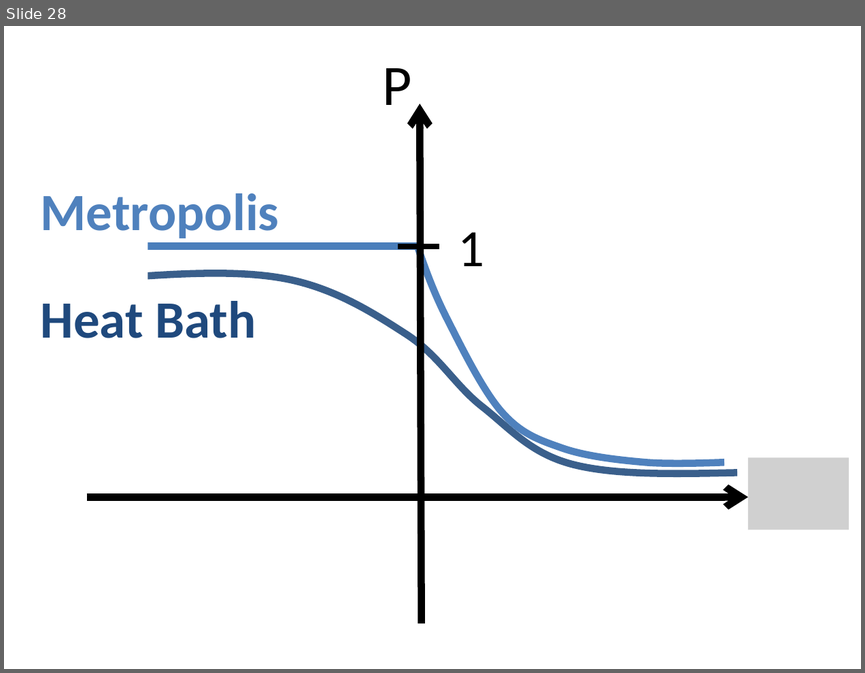
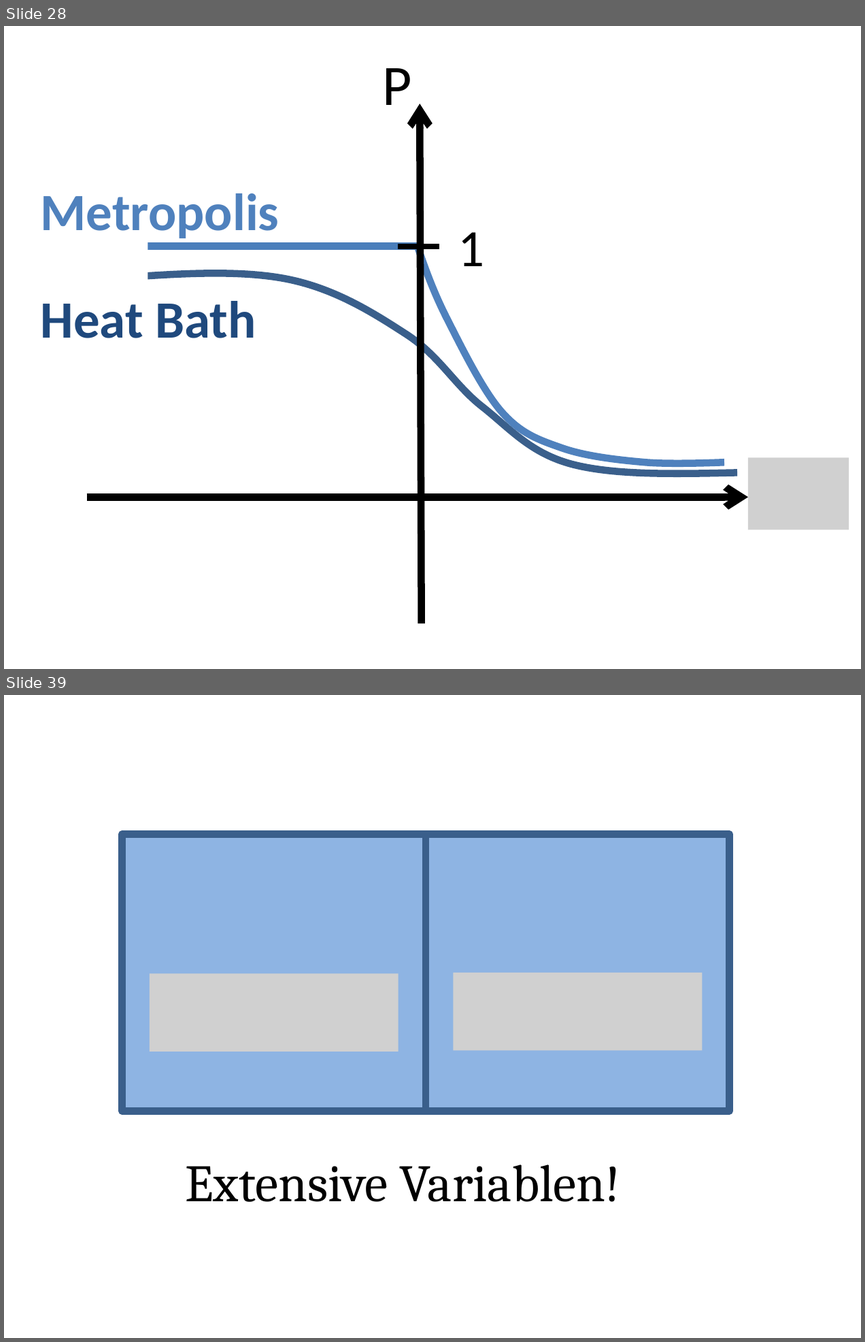
Before and after one commit to sophiahenckell/HIWI_Computersimulation, a slide deck: Bilder.pptx. Shown one above the other, each under a label of ours: slide 28 before the commit, slides 28 and 39 after it; the slides between them are not shown. The pictures are 865x673 and 865x1342 pixels, drawn with LibreOffice and Linux fonts; fonts in the diff are those of the drawing; grey boxes stand for pictures. Boxes give left, top, right and bottom in pixels: in the first picture for what was removed or moved away, otherwise in the second. Text is boxed around its words. In the diff, an @@ line names an element or a change of style, - is before the commit and + after.

```diff
--- a/Bilder.pptx
+++ b/Bilder.pptx
@@ slide 39 added at [4,695,861,1338], background #FFFFFF @@
@@ rectangle added at [122,834,426,1110], fill #8EB4E3, outline #3A5F8C 6 pt @@
@@ rectangle added at [426,834,729,1110], fill #8EB4E3, outline #3A5F8C 6 pt @@
@@ picture added at [150,974,398,1051] @@
@@ picture added at [453,972,702,1051] @@
@@ text added at [185,1164,621,1202], 44 pt, text #000000 @@
+Extensive Variablen!
```
Also in this commit, not shown: 10 other slides added, 5 other files.
